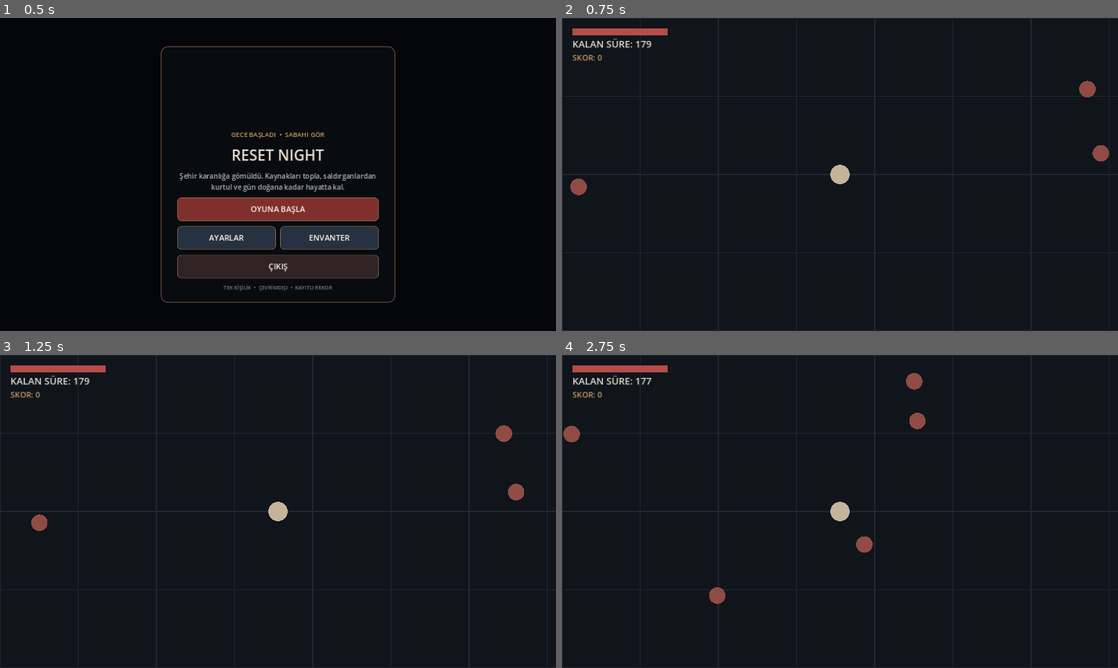
Above: before the commit, frames 1-4 (two rows, left to right).
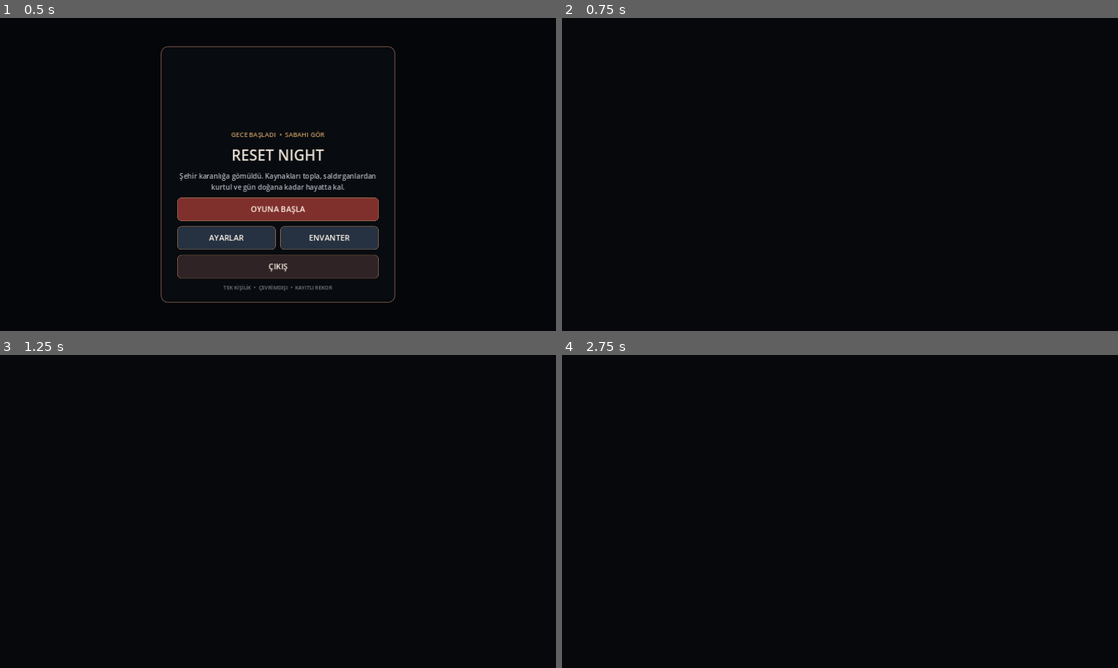
Above: after the commit, the same moments.

Repository: FatihKoc81/RESET-NIGHT
Game: Godot game, scene res://scenes/main_menu.tscn
The game is run twice, just before and just after one commit, with the same random seed, the same clock (stepped at 60 frames per second) and the same inputs.
Inputs:
- Up to frame 1 (0.5 s): no input
- Up to frame 2 (0.75 s): click "OYUNA BAŞLA" at 0.5 s
- Up to frame 3 (1.25 s): no input
- Up to frame 4 (2.75 s): hold D (move_right) 1.28-2.03 s; tap Space (attack) at 1.35, 2.1 s; hold S (move_down) from 2.03 s (still down)

Frame 1 is identical in both runs. In frame 2, 3.9% of the frame differs, in the area x 0-100%, y 0-100%; in frame 3, 3.9%; in frame 4, 4.1%.
Error after the commit: Parse Error: Cannot infer the type of "caption" variable because the value doesn't have a set type. (res://scripts/survival.gd:120)

Commit message:
Add mobile HUD, minimap and touch controls

Diff:
--- a/godot/scripts/survival.gd
+++ b/godot/scripts/survival.gd
@@ -11,10 +11,16 @@
 var score := 0
 var spawn_clock := 0.0
 var game_over := false
+var health_bar: ProgressBar
+var health_text: Label
+var time_text: Label
+var score_text: Label
+var minimap: Control
 
 func _ready() -> void:
 	for i in range(5):
 		_spawn_enemy()
+	_build_hud()
 	queue_redraw()
 
 func _process(delta: float) -> void:
@@ -31,6 +37,7 @@
 		_finish(true)
 	elif health <= 0:
 		_finish(false)
+	_update_hud()
 	queue_redraw()
 
 func _update_player(delta: float) -> void:
@@ -59,27 +66,161 @@
 			enemies.remove_at(i)
 			score += 10
 
+func _build_hud() -> void:
+	var layer := CanvasLayer.new()
+	layer.name = "HUD"
+	add_child(layer)
+	var root := Control.new()
+	root.set_anchors_and_offsets_preset(Control.PRESET_FULL_RECT)
+	root.mouse_filter = Control.MOUSE_FILTER_PASS
+	layer.add_child(root)
+
+	var top_left := PanelContainer.new()
+	top_left.position = Vector2(22, 18)
+	top_left.custom_minimum_size = Vector2(270, 82)
+	_style_panel(top_left)
+	root.add_child(top_left)
+	var left_box := VBoxContainer.new()
+	left_box.add_theme_constant_override("separation", 5)
+	top_left.add_child(left_box)
+	health_text = _hud_label("SAĞLIK  100%", 17, Color("#e8ded2"))
+	left_box.add_child(health_text)
+	health_bar = ProgressBar.new()
+	health_bar.custom_minimum_size = Vector2(240, 17)
+	health_bar.max_value = 100
+	health_bar.value = 100
+	health_bar.show_percentage = false
+	left_box.add_child(health_bar)
+	time_text = _hud_label("KALAN SÜRE  03:00", 15, Color("#d6b17a"))
+	left_box.add_child(time_text)
+
+	var top_right := PanelContainer.new()
+	top_right.anchor_left = 1.0
+	top_right.anchor_right = 1.0
+	top_right.offset_left = -150
+	top_right.offset_right = -20
+	top_right.offset_top = 18
+	top_right.offset_bottom = 148
+	_style_panel(top_right)
+	root.add_child(top_right)
+	minimap = Control.new()
+	minimap.custom_minimum_size = Vector2(125, 125)
+	minimap.draw.connect(_draw_minimap.bind(minimap))
+	top_right.add_child(minimap)
+
+	var bottom_left := HBoxContainer.new()
+	bottom_left.anchor_top = 1.0
+	bottom_left.anchor_bottom = 1.0
+	bottom_left.offset_left = 22
+	bottom_left.offset_top = -100
+	bottom_left.offset_bottom = -22
+	bottom_left.add_theme_constant_override("separation", 7)
+	root.add_child(bottom_left)
+	for action in ["move_left", "move_up", "move_down", "move_right"]:
+		var caption := {"move_left":"◀", "move_up":"▲", "move_down":"▼", "move_right":"▶"}[action]
+		bottom_left.add_child(_touch_button(caption, action, Vector2(62, 66)))
+
+	var bottom_right := VBoxContainer.new()
+	bottom_right.anchor_left = 1.0
+	bottom_right.anchor_top = 1.0
+	bottom_right.anchor_right = 1.0
+	bottom_right.anchor_bottom = 1.0
+	bottom_right.offset_left = -230
+	bottom_right.offset_top = -142
+	bottom_right.offset_right = -20
+	bottom_right.offset_bottom = -20
+	bottom_right.add_theme_constant_override("separation", 8)
+	root.add_child(bottom_right)
+	score_text = _hud_label("SKOR  0  •  CEPHANE  ∞", 15, Color("#e4c18e"))
+	score_text.horizontal_alignment = HORIZONTAL_ALIGNMENT_RIGHT
+	bottom_right.add_child(score_text)
+	var attack := _touch_button("SALDIR", "attack", Vector2(205, 76))
+	bottom_right.add_child(attack)
+
+func _style_panel(panel: PanelContainer) -> void:
+	var style := StyleBoxFlat.new()
+	style.bg_color = Color(0.035, 0.045, 0.06, 0.88)
+	style.border_color = Color("#76513b")
+	style.set_border_width_all(1)
+	style.set_corner_radius_all(10)
+	style.content_margin_left = 10
+	style.content_margin_right = 10
+	style.content_margin_top = 8
+	style.content_margin_bottom = 8
+	panel.add_theme_stylebox_override("panel", style)
+
+func _hud_label(value: String, size: int, color: Color) -> Label:
+	var label := Label.new()
+	label.text = value
+	label.add_theme_font_size_override("font_size", size)
+	label.add_theme_color_override("font_color", color)
+	return label
+
+func _touch_button(caption: String, action: String, dimensions: Vector2) -> Button:
+	var button := Button.new()
+	button.text = caption
+	button.custom_minimum_size = dimensions
+	button.add_theme_font_size_override("font_size", 20)
+	button.add_theme_color_override("font_color", Color("#fff2e4"))
+	var style := StyleBoxFlat.new()
+	style.bg_color = Color(0.12, 0.15, 0.19, 0.88)
+	style.border_color = Color("#8c6248")
+	style.set_border_width_all(1)
+	style.set_corner_radius_all(12)
+	button.add_theme_stylebox_override("normal", style)
+	var down := style.duplicate()
+	down.bg_color = Color("#77332f")
+	button.add_theme_stylebox_override("pressed", down)
+	button.button_down.connect(func(): Input.action_press(action))
+	button.button_up.connect(func(): Input.action_release(action))
+	return button
+
+func _update_hud() -> void:
+	if is_instance_valid(health_bar):
+		health_bar.value = health
+		health_text.text = "SAĞLIK  %d%%" % int(health)
+		time_text.text = "KALAN SÜRE  %02d:%02d" % [int((NIGHT_LENGTH - elapsed) / 60.0), int((NIGHT_LENGTH - elapsed)) % 60]
+		score_text.text = "SKOR  %d  •  CEPHANE  ∞" % score
+		minimap.queue_redraw()
+
+func _draw_minimap(control: Control) -> void:
+	var center := control.size * 0.5
+	var radius := minf(control.size.x, control.size.y) * 0.46
+	control.draw_circle(center, radius, Color(0.025, 0.035, 0.045, 0.95))
+	control.draw_arc(center, radius, 0, TAU, 64, Color("#987052"), 2.0)
+	control.draw_circle(center, 4.5, Color("#e6d1ad"))
+	for enemy in enemies:
+		var relative := (enemy - player_position) / WORLD_SIZE * 250.0
+		var dot := center + relative
+		if dot.distance_to(center) < radius - 5:
+			control.draw_circle(dot, 3.0, Color("#c24b45"))
+
 func _finish(won: bool) -> void:
 	game_over = true
+	var layer := CanvasLayer.new()
+	add_child(layer)
 	var overlay := ColorRect.new()
 	overlay.color = Color(0.0, 0.0, 0.0, 0.82)
 	overlay.set_anchors_and_offsets_preset(Control.PRESET_FULL_RECT)
-	var ui := CanvasLayer.new()
-	add_child(ui)
+	layer.add_child(overlay)
+	var center := CenterContainer.new()
+	center.set_anchors_and_offsets_preset(Control.PRESET_FULL_RECT)
+	layer.add_child(center)
+	var panel := PanelContainer.new()
+	panel.custom_minimum_size = Vector2(420, 180)
+	_style_panel(panel)
+	center.add_child(panel)
 	var box := VBoxContainer.new()
-	box.set_anchors_and_offsets_preset(Control.PRESET_CENTER)
-	box.position = Vector2(-220, -90)
-	box.custom_minimum_size = Vector2(440, 180)
-	ui.add_child(overlay)
-	ui.add_child(box)
-	var label := Label.new()
-	label.text = "SABAHI GÖRDÜN!" if won else "GECE SENİ YUTTU"
+	panel.add_child(box)
+	var label := _hud_label("SABAHI GÖRDÜN!" if won else "GECE SENİ YUTTU", 30, Color("#d6b17a"))
 	label.horizontal_alignment = HORIZONTAL_ALIGNMENT_CENTER
-	label.add_theme_font_size_override("font_size", 32)
 	box.add_child(label)
+	var result := _hud_label("TOPLAM SKOR: %d" % score, 18, Color("#eee4d8"))
+	result.horizontal_alignment = HORIZONTAL_ALIGNMENT_CENTER
+	box.add_child(result)
 	var button := Button.new()
 	button.text = "ANA MENÜ"
-	button.custom_minimum_size.y = 60
+	button.custom_minimum_size.y = 54
 	button.pressed.connect(func(): get_tree().change_scene_to_file("res://scenes/main_menu.tscn"))
 	box.add_child(button)
 
@@ -88,13 +229,9 @@
 	var camera_offset := player_position - view * 0.5
 	draw_rect(Rect2(Vector2.ZERO, WORLD_SIZE), Color("#10151b"))
 	for x in range(0, int(WORLD_SIZE.x), 180):
-		draw_line(Vector2(x, 0), Vector2(x, WORLD_SIZE.y), Color("#202832"), 2.0)
+		draw_line(Vector2(x, 0) - camera_offset, Vector2(x, WORLD_SIZE.y) - camera_offset, Color("#202832"), 2.0)
 	for y in range(0, int(WORLD_SIZE.y), 180):
-		draw_line(Vector2(0, y), Vector2(WORLD_SIZE.x, y), Color("#202832"), 2.0)
+		draw_line(Vector2(0, y) - camera_offset, Vector2(WORLD_SIZE.x, y) - camera_offset, Color("#202832"), 2.0)
 	for enemy in enemies:
 		draw_circle(enemy - camera_offset, 19.0, Color("#914b45"))
 	draw_circle(player_position - camera_offset, 22.0, Color("#c5b39a"))
-	draw_rect(Rect2(Vector2(24, 24), Vector2(220, 16)), Color("#3a2024"))
-	draw_rect(Rect2(Vector2(24, 24), Vector2(220.0 * health / 100.0, 16)), Color("#b64c48"))
-	draw_string(ThemeDB.fallback_font, Vector2(24, 68), "KALAN SÜRE: %03d" % int(maxf(0, NIGHT_LENGTH - elapsed)), HORIZONTAL_ALIGNMENT_LEFT, -1, 22, Color("#e6ddd0"))
-	draw_string(ThemeDB.fallback_font, Vector2(24, 98), "SKOR: %d" % score, HORIZONTAL_ALIGNMENT_LEFT, -1, 18, Color("#c69a60"))
